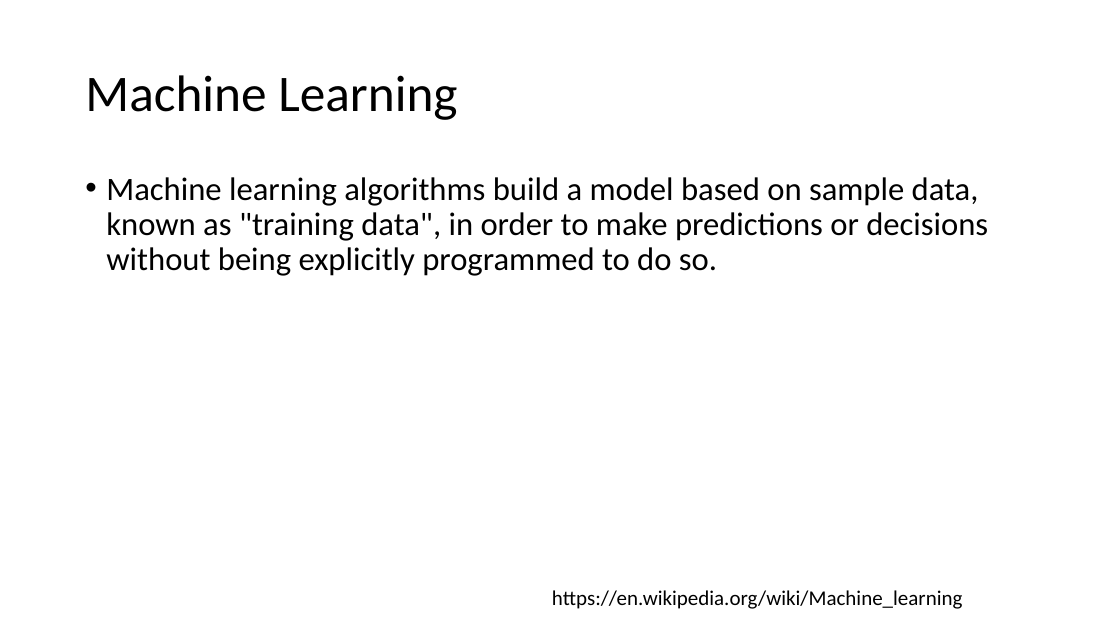
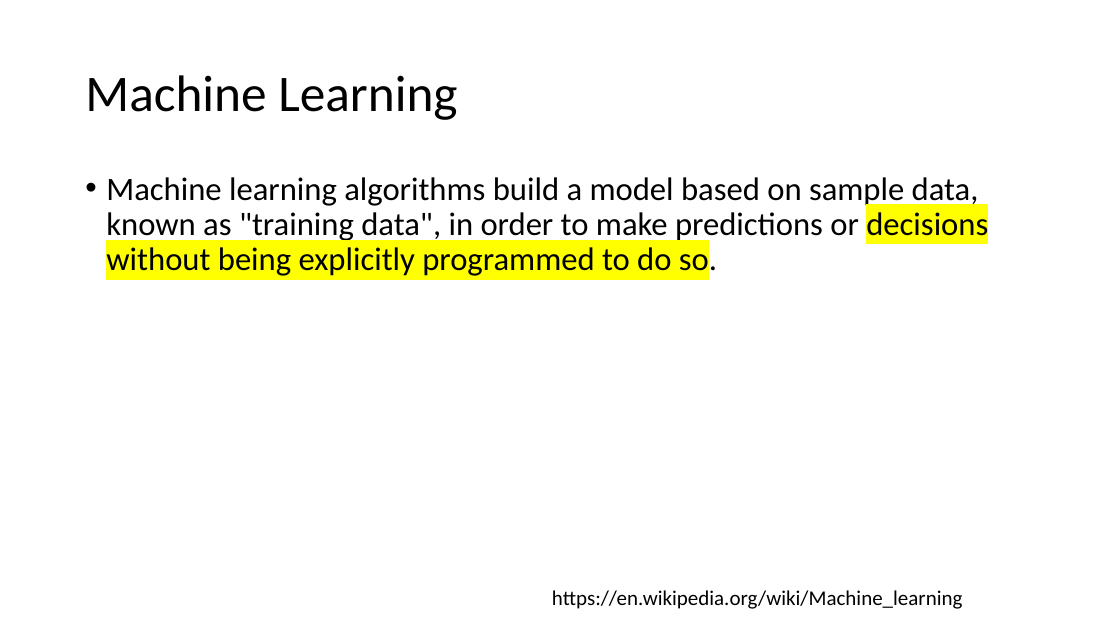
Before and after one commit to alfredofonseca/Python_ML_AFJ_DEMO, a slide deck: slide 8 of afj_ml_demo.pptx. Drawn at 1120x630 pixels with LibreOffice and Linux fonts; fonts in the diff are those of the drawing. Boxes give left, top, right and bottom in pixels: in the first picture for what was removed or moved away, otherwise in the second. Text is boxed around its words. In the diff, an @@ line names an element or a change of style, - is before the commit and + after.

Commit message:
decision trees

```diff
--- a/afj_ml_demo.pptx
+++ b/afj_ml_demo.pptx
@@ text "Machine learning algorithms build a ..." at [106, 177, 988, 279]: highlight none to #FFFF00 in "decisions without being explicitly programmed to do ..." @@
```
Also in this commit, not shown: 1 other slide changed, 1 other file.
